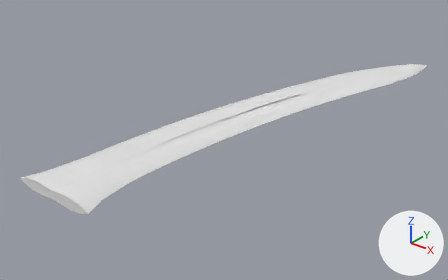
Renders of the glTF model godot/assets/waffen/modelle/messerklinge/t5_5.glb from each side of a commit.
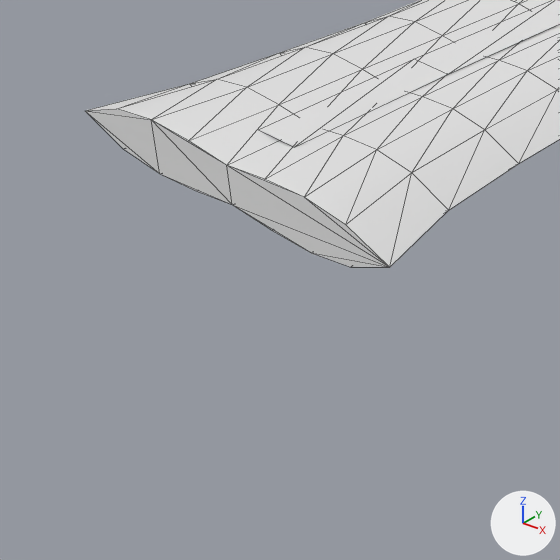
Each version is shown whole from a 50 mm lens placed at (0.2067, -0.0512, 0.1413), pointed at (0.0067, 0.1988, -0.0137), then close up on the part from 0% to 28% of the width and 55% to 100% of the height. Every picture has the same lights, and +X, +Y and +Z are marked at lower right. The first two pictures are the older version. The close-ups show mesh edges as thin lines. Vertices at exactly the same position are counted once.

The older version as bpy lines, for what is in view:
```python
me_messerklinge_t5_5 = bpy.data.meshes.new('messerklinge_t5_5')
me_messerklinge_t5_5.from_pydata(...)  # 453 vertices, 862 faces; spans x -0.024..0.062, y 0.086..0.358, z -0.003..0.003
# faces by material slot: [830, 32]
me_messerklinge_t5_5.materials.append(mat_klinge)  # white #e7e7e7
me_messerklinge_t5_5.materials.append(mat_beschlag)  # white #e7e7e7
ob_messerklinge_t5_5 = bpy.data.objects.new('messerklinge_t5_5', me_messerklinge_t5_5)
ob_messerklinge_t5_5.location = (0.0, 0.0, 0.0)
```
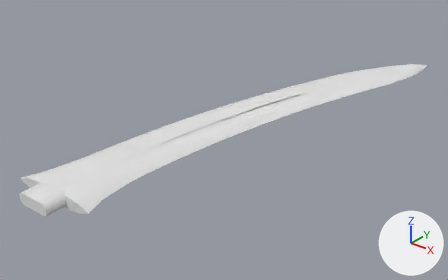
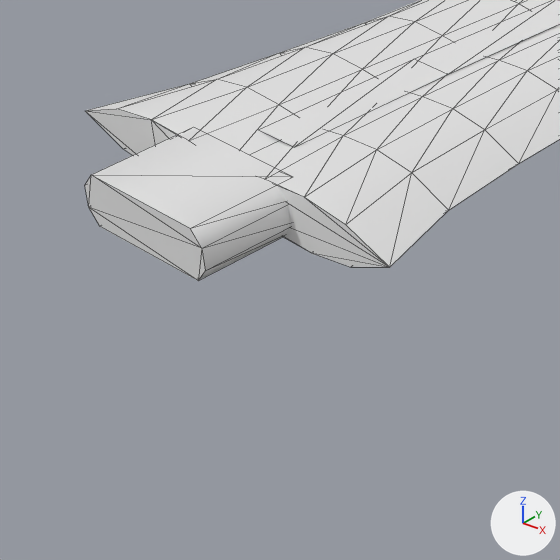
Location of each change, (x1, y1, x2, y2) in pixels of the close-ups (560 x 560 px):
'messerklinge_t5_5', reshaped: before (86, 0, 560, 267); after (85, 0, 560, 281)
part 1 of me_messerklinge_t5_5, added: after (85, 129, 291, 281)

The edits, one by one:
me_messerklinge_t5_5 is used by ob_messerklinge_t5_5; location (0.0, 0.0, 0.0).
me_messerklinge_t5_5 had 453 vertices, 862 faces and spanned x -0.024..0.062, y 0.086..0.358, z -0.003..0.003.
me_messerklinge_t5_5 now has 469 vertices, 890 faces and spans x -0.024..0.062, y 0.076..0.358, z -0.003..0.003.
me_messerklinge_t5_5 part 1: a new loose piece of 16 vertices spanning x -0.009..0.009, y 0.076..0.088, z -0.003..0.003, in mat_klinge (white #e7e7e7).
